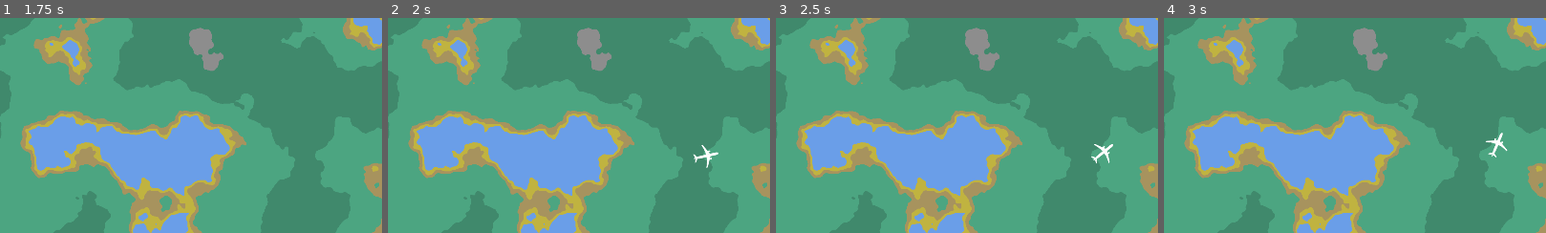
Above: before the commit, frames 1-4 (left to right).
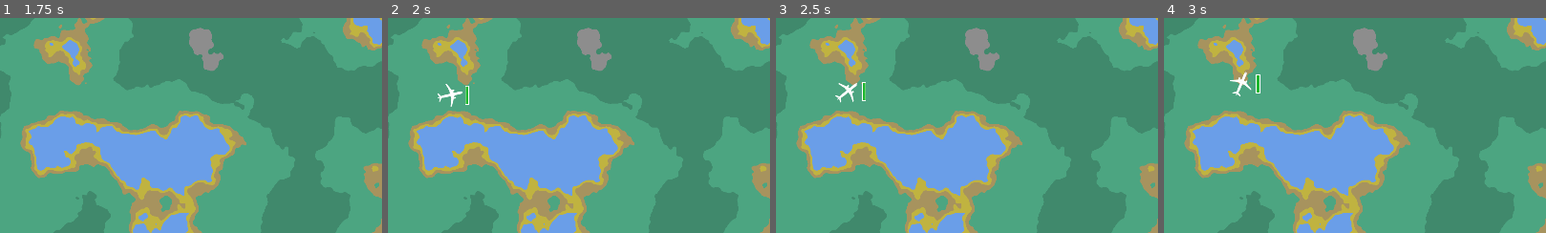
Above: after the commit, the same moments.

Repository: eespie/airfun
Game: Godot game, scene res://scenes/main_menu/main_menu.tscn
The game is run twice, just before and just after one commit, with the same random seed, the same clock (stepped at 60 frames per second) and the same inputs.
Inputs (mouse positions are % of the whole screen's width and height, from its top left):
- Up to frame 1 (1.75 s): click "Start" at 0.5 s; click "Air Random Fun" at 1.25 s
- Up to frame 2 (2 s): no input
- Up to frame 3 (2.5 s): move the mouse to (72, 45) at 2.02 s; click (72, 45) at 2.17 s
- Up to frame 4 (3 s): drag from (30, 55) to (35, 89) at 2.77 s
The pictures show only the part of the screen within x 31-81%, y 30-80%; the shares and areas given below are measured in that part.

Frame 1 is identical in both runs. In frame 2, 0.5% of the frame differs, in the area x 13-87%, y 30-70%; in frame 3, 0.5%; in frame 4, 0.5%, in the area x 17-90%, y 24-65%.

Commit message:
explosions

Diff:
--- /dev/null
+++ b/scenes/game_over/game_over.gd
@@ -0,0 +1,5 @@
+extends Control
+
+func game_over() -> void:
+	Sound.play_sfx($GameOverSFX)
+	show()
--- /dev/null
+++ b/scenes/game_over/game_over.tscn
@@ -0,0 +1,71 @@
+[gd_scene load_steps=5 format=3 uid="uid://dqvnn2w00ddl1"]
+
+[ext_resource type="Theme" uid="uid://bkflfrecdmlo2" path="res://assets/themes/default_theme.tres" id="1_tl53o"]
+[ext_resource type="Script" path="res://scenes/game_over/game_over.gd" id="2_hsany"]
+[ext_resource type="AudioStream" uid="uid://cdw56dwl6eey" path="res://assets/sounds/switch_007.ogg" id="4_uqhnn"]
+
+[sub_resource type="GDScript" id="GDScript_17g83"]
+script/source = "extends VFlowContainer
+
+func _on_main_menu_pressed() -> void:
+	var root = get_tree().get_root().get_tree()
+	root.paused = false
+	Events.trigger(\"change_scene_root\", \"main_menu/main_menu\", get_tree().get_root().get_tree())
+"
+
+[node name="GameOver" type="Control"]
+process_mode = 2
+layout_mode = 3
+anchors_preset = 15
+anchor_right = 1.0
+anchor_bottom = 1.0
+grow_horizontal = 2
+grow_vertical = 2
+theme = ExtResource("1_tl53o")
+script = ExtResource("2_hsany")
+
+[node name="ColorRect" type="ColorRect" parent="."]
+layout_mode = 0
+offset_left = -35.0
+offset_top = -30.0
+offset_right = 1955.0
+offset_bottom = 1110.0
+color = Color(0.309804, 0, 0, 0.337255)
+
+[node name="Title" type="Label" parent="."]
+layout_mode = 1
+anchors_preset = 5
+anchor_left = 0.5
+anchor_right = 0.5
+offset_left = -221.0
+offset_right = 221.0
+offset_bottom = 130.0
+grow_horizontal = 2
+theme_type_variation = &"HeaderLarge"
+theme_override_font_sizes/font_size = 100
+text = "Game Over"
+horizontal_alignment = 1
+
+[node name="Options" type="VFlowContainer" parent="." node_paths=PackedStringArray("shortcut_context")]
+layout_mode = 1
+anchors_preset = 5
+anchor_left = 0.5
+anchor_right = 0.5
+offset_left = -150.0
+offset_top = 142.0
+offset_right = 149.0
+offset_bottom = 195.0
+grow_horizontal = 2
+shortcut_context = NodePath("")
+alignment = 1
+script = SubResource("GDScript_17g83")
+metadata/_edit_group_ = true
+
+[node name="MainMenu" type="Button" parent="Options"]
+layout_mode = 2
+text = "Return to Main Menu"
+
+[node name="GameOverSFX" type="AudioStreamPlayer2D" parent="."]
+stream = ExtResource("4_uqhnn")
+
+[connection signal="pressed" from="Options/MainMenu" to="Options" method="_on_main_menu_pressed"]
--- /dev/null
+++ b/scenes/game_over/options.gd
@@ -0,0 +1,6 @@
+extends VFlowContainer
+
+func _on_main_menu_pressed() -> void:
+	var root = get_tree().get_root().get_tree()
+	root.paused = false
+	Events.trigger("change_scene_root", "main_menu/main_menu", get_tree().get_root().get_tree())
--- /dev/null
+++ b/scenes/games/common/explosion/Explosion.tscn
@@ -0,0 +1,52 @@
+[gd_scene load_steps=11 format=3 uid="uid://dwe3jwnmr3wru"]
+
+[ext_resource type="Script" path="res://scenes/games/common/explosion/explosion.gd" id="1_v4bv1"]
+[ext_resource type="Texture2D" uid="uid://dx6wv1niodv3w" path="res://assets/2D/explosion/explosion00.png" id="2_0lag2"]
+[ext_resource type="Texture2D" uid="uid://hnreol5w0xtw" path="res://assets/2D/explosion/explosion01.png" id="3_ed51b"]
+[ext_resource type="Texture2D" uid="uid://dxdkvnqgmfjvs" path="res://assets/2D/explosion/explosion02.png" id="4_52yxv"]
+[ext_resource type="Texture2D" uid="uid://dovb0c433d7vn" path="res://assets/2D/explosion/explosion03.png" id="5_c8u2a"]
+[ext_resource type="Texture2D" uid="uid://rkbivi6jtth6" path="res://assets/2D/explosion/explosion04.png" id="6_56mm6"]
+[ext_resource type="Texture2D" uid="uid://o22uhie2r51k" path="res://assets/2D/explosion/explosion05.png" id="7_8rd3b"]
+[ext_resource type="Texture2D" uid="uid://cbks6c5fhkexs" path="res://assets/2D/explosion/explosion06.png" id="8_icn40"]
+[ext_resource type="Texture2D" uid="uid://5t6tu8cbs4tx" path="res://assets/2D/explosion/explosion07.png" id="9_w84w2"]
+[ext_resource type="Texture2D" uid="uid://bhbggerg8ucyl" path="res://assets/2D/explosion/explosion08.png" id="10_nbae6"]
+
+[node name="Explosion" type="Node2D"]
+scale = Vector2(0.1, 0.1)
+script = ExtResource("1_v4bv1")
+
+[node name="Explosion00" type="Sprite2D" parent="."]
+visible = false
+texture = ExtResource("2_0lag2")
+
+[node name="Explosion01" type="Sprite2D" parent="."]
+visible = false
+texture = ExtResource("3_ed51b")
+
+[node name="Explosion02" type="Sprite2D" parent="."]
+visible = false
+texture = ExtResource("4_52yxv")
+
+[node name="Explosion03" type="Sprite2D" parent="."]
+visible = false
+texture = ExtResource("5_c8u2a")
+
+[node name="Explosion04" type="Sprite2D" parent="."]
+visible = false
+texture = ExtResource("6_56mm6")
+
+[node name="Explosion05" type="Sprite2D" parent="."]
+visible = false
+texture = ExtResource("7_8rd3b")
+
+[node name="Explosion06" type="Sprite2D" parent="."]
+visible = false
+texture = ExtResource("8_icn40")
+
+[node name="Explosion07" type="Sprite2D" parent="."]
+visible = false
+texture = ExtResource("9_w84w2")
+
+[node name="Explosion08" type="Sprite2D" parent="."]
+visible = false
+texture = ExtResource("10_nbae6")
--- /dev/null
+++ b/scenes/games/common/explosion/explosion.gd
@@ -0,0 +1,61 @@
+extends Node2D
+
+var full_duration: float = 0.0
+var elapsed: float = 0.0
+
+@onready var images = [
+	$Explosion00,
+	$Explosion01,
+	$Explosion02,
+	$Explosion03,
+	$Explosion04,
+	$Explosion05,
+	$Explosion06,
+	$Explosion07,
+	$Explosion08
+]
+
+var plane_id :int = 0
+
+# Called when the node enters the scene tree for the first time.
+func _ready():
+	_bind_events()
+
+func _bind_events():
+	Events.register("plane_crashed", self)
+
+func _exit_tree():
+	Events.unregister_node(self)
+
+func set_plane_id(id: int):
+	plane_id = id
+
+func get_plane_id():
+	return plane_id
+
+
+# Called every frame. 'delta' is the elapsed time since the previous frame.
+func _process(delta):
+	elapsed += delta
+	if elapsed > full_duration:
+		return
+
+	var progress: int = roundi(elapsed / full_duration * 8.0)
+	images[clampi(progress - 2, 0, 8)].hide()
+	images[clampi(progress, 0, 8)].show();
+
+func _on_plane_crashed(id: int):
+	if plane_id != id:
+		return
+
+	explode()
+
+func explode(duration: float = 0.5):
+	get_children().all(hide_image)
+	full_duration = duration
+	elapsed = 0.0
+
+
+func hide_image(image):
+	image.hide()
+	return true
--- a/scenes/games/common/game.gd
+++ b/scenes/games/common/game.gd
@@ -1,6 +1,5 @@
 extends Node2D
 
-@onready var timer = $Timer
 @export var game_name: String:
 	get:
 		return game_name
@@ -15,7 +14,7 @@
 	bind_events()
 	Events.trigger("new_game", game_name)
 	Events.trigger("timer_next", initial_wait_time)
-	Events.register("plane_collision", self)
+	Events.register("plane_crashed", self)
 
 func bind_events() -> void:
 	Events.register("timer_next", self)
@@ -39,8 +38,11 @@
 			Events.trigger("mouse_button_released", event.position)
 
 func _on_timer_next(wait_time: float):
-	$Timer.start(wait_time)
+	$PlanePopTimer.start(wait_time)
 
+func _on_plane_crashed(_plane_id: int):
+	if $GameOverTimer.is_stopped():
+		$GameOverTimer.start(1.0)
 
-func _on_plane_collision():
-	Events.trigger("change_scene_root", "main_menu/main_menu", get_tree())
+func _on_game_over_timer_timeout():
+	$GUI.game_over()
--- a/scenes/games/common/gui/gui.gd
+++ b/scenes/games/common/gui/gui.gd
@@ -7,3 +7,7 @@
 func _pause() -> void:
 	$Paused.pause()
 	get_tree().paused = true
+
+func game_over() -> void:
+	$GameOver.game_over()
+	get_tree().paused = true
--- a/scenes/games/common/gui/gui.tscn
+++ b/scenes/games/common/gui/gui.tscn
@@ -1,10 +1,11 @@
-[gd_scene load_steps=6 format=3 uid="uid://cobaxpg7avvu2"]
+[gd_scene load_steps=7 format=3 uid="uid://cobaxpg7avvu2"]
 
 [ext_resource type="Theme" uid="uid://bkflfrecdmlo2" path="res://assets/themes/default_theme.tres" id="1_p7yp0"]
 [ext_resource type="Script" path="res://scenes/games/common/gui/score.gd" id="2_5p6r5"]
 [ext_resource type="Script" path="res://scenes/games/common/gui/gui.gd" id="2_531yg"]
 [ext_resource type="Script" path="res://scenes/games/common/gui/high_score.gd" id="3_b2dlj"]
 [ext_resource type="PackedScene" uid="uid://cko02oljhiby" path="res://scenes/paused/paused.tscn" id="4_ubofy"]
+[ext_resource type="PackedScene" uid="uid://dqvnn2w00ddl1" path="res://scenes/game_over/game_over.tscn" id="6_k5nh1"]
 
 [node name="GUI" type="Control"]
 layout_mode = 3
@@ -43,3 +44,7 @@
 [node name="Paused" parent="." instance=ExtResource("4_ubofy")]
 visible = false
 layout_mode = 1
+
+[node name="GameOver" parent="." instance=ExtResource("6_k5nh1")]
+visible = false
+layout_mode = 1
--- /dev/null
+++ b/scenes/games/common/plane_path/gauge.gd
@@ -0,0 +1,13 @@
+extends Node2D
+
+@onready var fuel_gauge = $GaugeFuel
+
+var initial_fuel: float = 0.0
+
+
+func set_initial_fuel(fuel: float):
+	initial_fuel = fuel
+
+func set_fuel(fuel: float):
+	fuel = clampf(fuel, 0.0, initial_fuel)
+	fuel_gauge.scale = Vector2(fuel / initial_fuel, 1.0)
--- a/scenes/games/common/plane_path/plane.gd
+++ b/scenes/games/common/plane_path/plane.gd
@@ -10,4 +10,4 @@
 
 # plane collision
 func _on_area_entered(_area):
-	Events.trigger("plane_collision")
+	Events.trigger("plane_crashed", plane_id)
--- a/scenes/games/common/plane_path/plane_path.gd
+++ b/scenes/games/common/plane_path/plane_path.gd
@@ -3,13 +3,14 @@
 @onready var path2D : Path2D = $Path2D
 @onready var pathFollow2D :PathFollow2D = $Path2D/PathFollow2D
 @onready var plane = $Path2D/PathFollow2D/PLane
-@onready var plane_warning = $Path2D/PathFollow2D/PlaneWarningCollision
+@onready var plane_warning = $Path2D/PathFollow2D/PlaneWarning
+@onready var gauge = $Path2D/PathFollow2D/Gauge
 @onready var curve: Curve2D
 @onready var target = $Target
 
 @export var waiting_radius :float = 50.0
 
-var segment_length = 30
+var segment_length = 20
 var screen_center = Vector2(960, 540)
 var speed = 50
 var progress = 0.0
@@ -18,10 +19,13 @@
 var last_point: Vector2
 # last vector on curve
 var last_vector: Vector2
-
 var plane_id :int = 0
-
 var plane_selected :int = 0
+var plane_is_crashed: bool = false
+
+var plane_warned = []
+
+var fuel :float = 60.0
 
 # Called when the node enters the scene tree for the first time.
 func _ready():
@@ -33,16 +37,38 @@
 	Events.register("mouse_button_clicked", self)
 	Events.register("plane_select", self)
 	Events.register("plane_arrived", self)
+	Events.register("plane_crashed", self)
+	Events.register("plane_warning_start", self)
+	Events.register("plane_warning_end", self)
 
 func _exit_tree():
 	Events.unregister_node(self)
 
 func _process(delta):
+	if plane_is_crashed:
+		return
+
 	var curve_len = curve.get_baked_length()
 	progress += delta * speed
 	while progress > curve_len:
 		progress -= curve_len
 	pathFollow2D.set_progress(progress)
+
+	# Fuel management
+	fuel -= delta
+	gauge.set_fuel(fuel)
+	if fuel < 10.0:
+		if plane_warned.find(plane_id) == -1:
+			Events.trigger("plane_warning_start", plane_id)
+	var current_transformation = curve.sample_baked_with_rotation(progress)
+	var current_rotation = current_transformation.get_rotation()
+	gauge.rotation = -current_rotation
+	if fuel < 0:
+		if plane_warned.find(plane_id) == -1:
+			Events.trigger("plane_warning_start", plane_id)
+		if not plane_is_crashed:
+			Events.trigger("plane_crashed", plane_id)
+
 
 func set_plane_id(id: int):
 	plane_id = id
@@ -71,6 +97,10 @@
 	plane.monitoring = false
 	plane_warning.monitorable = false
 	plane_warning.monitoring = false
+	# Set fuel
+	fuel = target.position.distance_to(pos) / speed * 2.0 + 10.0
+	print("Initial Fuel: ", fuel)
+	gauge.set_initial_fuel(fuel)
 
 func _smooth():
 	var point_count = curve.get_point_count()
@@ -86,11 +116,7 @@
 	return spline
 
 func _get_point(i):
-	var max_index = curve.get_point_count() - 1
-	if i < 0:
-		i = 0
-	if i > max_index:
-		i = max_index
+	i = clampi(i, 0, curve.get_point_count() - 1)
 	return curve.get_point_position(i)
 
 
@@ -156,7 +182,6 @@
 		return
 
 	var current_vector = last_point.direction_to(mouse)
-	print(str("Angle: ", rad_to_deg(last_vector.angle_to(current_vector))))
 	if abs(last_vector.angle_to(current_vector)) < PI/2.0:
 		curve.add_point(mouse)
 		last_vector = current_vector
@@ -167,3 +192,13 @@
 func _on_plane_arrived(id: int):
 	if plane_id == id:
 		queue_free()
+
+func _on_plane_warning_start(id: int):
+	plane_warned.append(id)
+
+func _on_plane_warning_end(id: int):
+	plane_warned.erase(id)
+
+func _on_plane_crashed(id: int):
+	if id == plane_id:
+		plane_is_crashed = true
--- a/scenes/games/common/plane_path/plane_path.tscn
+++ b/scenes/games/common/plane_path/plane_path.tscn
@@ -9,8 +9,13 @@
 [ext_resource type="Script" path="res://scenes/games/common/plane_path/plane.gd" id="5_aweqk"]
 [ext_resource type="Script" path="res://scenes/games/common/plane_path/select_plane.gd" id="8_34bph"]
 [ext_resource type="Script" path="res://scenes/games/common/plane_path/plane_warning_collision.gd" id="9_733bd"]
+[ext_resource type="PackedScene" uid="uid://dwe3jwnmr3wru" path="res://scenes/games/common/explosion/Explosion.tscn" id="9_ae7mr"]
 [ext_resource type="Texture2D" uid="uid://dpbbjjogn0xwo" path="res://assets/2D/warning.png" id="10_8j881"]
 [ext_resource type="Script" path="res://scenes/games/common/plane_path/warning.gd" id="11_3yo24"]
+[ext_resource type="Script" path="res://scenes/games/common/plane_path/gauge.gd" id="12_tun1a"]
+[ext_resource type="Texture2D" uid="uid://b2eveui1g6iw1" path="res://assets/2D/gauge-bg.png" id="13_kq6e4"]
+[ext_resource type="Texture2D" uid="uid://bxxhdjirfwvhi" path="res://assets/2D/gauge-fuel.png" id="14_succl"]
+[ext_resource type="Texture2D" uid="uid://clyxeyfpc5td2" path="res://assets/2D/gauge.png" id="15_o4t7y"]
 
 [sub_resource type="CircleShape2D" id="CircleShape2D_xjg8e"]
 radius = 5.0
@@ -62,22 +67,46 @@
 texture = ExtResource("3_b8tuj")
 script = ExtResource("8_34bph")
 
-[node name="PlaneWarningCollision" type="Area2D" parent="Path2D/PathFollow2D"]
+[node name="Explosion" parent="Path2D/PathFollow2D/PLane" instance=ExtResource("9_ae7mr")]
+
+[node name="PlaneWarning" type="Area2D" parent="Path2D/PathFollow2D"]
 collision_layer = 4
 collision_mask = 4
 input_pickable = false
 script = ExtResource("9_733bd")
 
-[node name="CollisionShape2D" type="CollisionShape2D" parent="Path2D/PathFollow2D/PlaneWarningCollision"]
+[node name="CollisionShape2D" type="CollisionShape2D" parent="Path2D/PathFollow2D/PlaneWarning"]
 shape = SubResource("CircleShape2D_kv332")
 
-[node name="Warning" type="Sprite2D" parent="Path2D/PathFollow2D/PlaneWarningCollision"]
+[node name="Warning" type="Sprite2D" parent="Path2D/PathFollow2D/PlaneWarning"]
 visible = false
+self_modulate = Color(1, 0.337255, 0.270588, 1)
 scale = Vector2(0.45, 0.45)
 texture = ExtResource("10_8j881")
 script = ExtResource("11_3yo24")
 
+[node name="Gauge" type="Node2D" parent="Path2D/PathFollow2D"]
+script = ExtResource("12_tun1a")
+
+[node name="GaugeBackground" type="Sprite2D" parent="Path2D/PathFollow2D/Gauge"]
+position = Vector2(47, -24)
+rotation = 1.5708
+texture = ExtResource("13_kq6e4")
+centered = false
+
+[node name="GaugeFuel" type="Sprite2D" parent="Path2D/PathFollow2D/Gauge"]
+position = Vector2(47, -24)
+rotation = 1.5708
+texture = ExtResource("14_succl")
+centered = false
+
+[node name="GaugeFrame" type="Sprite2D" parent="Path2D/PathFollow2D/Gauge"]
+position = Vector2(47, -24)
+rotation = 1.5708
+texture = ExtResource("15_o4t7y")
+centered = false
+
 [connection signal="area_entered" from="Target" to="Target" method="_on_area_entered"]
 [connection signal="area_entered" from="Path2D/PathFollow2D/PLane" to="Path2D/PathFollow2D/PLane" method="_on_area_entered"]
-[connection signal="area_entered" from="Path2D/PathFollow2D/PlaneWarningCollision" to="Path2D/PathFollow2D/PlaneWarningCollision" method="_on_area_entered"]
-[connection signal="area_exited" from="Path2D/PathFollow2D/PlaneWarningCollision" to="Path2D/PathFollow2D/PlaneWarningCollision" method="_on_area_exited"]
+[connection signal="area_entered" from="Path2D/PathFollow2D/PlaneWarning" to="Path2D/PathFollow2D/PlaneWarning" method="_on_area_entered"]
+[connection signal="area_exited" from="Path2D/PathFollow2D/PlaneWarning" to="Path2D/PathFollow2D/PlaneWarning" method="_on_area_exited"]
--- a/scenes/games/common/plane_path/plane_warning_collision.gd
+++ b/scenes/games/common/plane_path/plane_warning_collision.gd
@@ -11,8 +11,8 @@
 
 # Warning collision
 func _on_area_entered(_area):
-	Events.trigger("plane_warning_collision_start", plane_id)
+	Events.trigger("plane_warning_start", plane_id)
 
 
 func _on_area_exited(_area):
-	Events.trigger("plane_warning_collision_end", plane_id)
+	Events.trigger("plane_warning_end", plane_id)
--- a/scenes/games/common/plane_path/warning.gd
+++ b/scenes/games/common/plane_path/warning.gd
@@ -2,17 +2,23 @@
 
 
 var plane_id :int = 0
+var angle: float = 0.0
 
 # Called when the node enters the scene tree for the first time.
 func _ready():
 	_bind_events()
 
 func _bind_events():
-	Events.register("plane_warning_collision_start", self)
-	Events.register("plane_warning_collision_end", self)
+	Events.register("plane_warning_start", self)
+	Events.register("plane_warning_end", self)
 
 func _exit_tree():
 	Events.unregister_node(self)
+
+func _process(delta):
+	angle += delta
+	var transparency = wrap(angle, 0.2, 1.0)
+	self_modulate = Color(1.0, 0, 0, transparency)
 
 func set_plane_id(id: int):
 	plane_id = id
@@ -20,10 +26,10 @@
 func get_plane_id():
 	return plane_id
 
-func _on_plane_warning_collision_start(id: int):
+func _on_plane_warning_start(id: int):
 	if plane_id == id:
 		show()
 
-func _on_plane_warning_collision_end(id: int):
+func _on_plane_warning_end(id: int):
 	if plane_id == id:
 		hide()
--- a/scenes/games/random_fun/random_fun.gd
+++ b/scenes/games/random_fun/random_fun.gd
@@ -45,7 +45,7 @@
 			return target_pos
 	return Vector2(0, 0)
 
-func _on_timer_timeout():
+func _on_plane_pop_timer_timeout():
 	if plane_count > 5:
 		return
 
--- a/scenes/games/random_fun/random_fun.tscn
+++ b/scenes/games/random_fun/random_fun.tscn
@@ -50,10 +50,6 @@
 texture = SubResource("NoiseTexture2D_555lb")
 metadata/_edit_lock_ = true
 
-[node name="Timer" type="Timer" parent="."]
-wait_time = 2.0
-one_shot = true
-
 [node name="RandomFun" type="Node2D" parent="."]
 script = ExtResource("2_4kswr")
 
@@ -71,4 +67,11 @@
 offset_bottom = 1080.0
 metadata/_edit_lock_ = true
 
-[connection signal="timeout" from="Timer" to="RandomFun" method="_on_timer_timeout"]
+[node name="PlanePopTimer" type="Timer" parent="."]
+wait_time = 2.0
+one_shot = true
+
+[node name="GameOverTimer" type="Timer" parent="."]
+
+[connection signal="timeout" from="PlanePopTimer" to="RandomFun" method="_on_plane_pop_timer_timeout"]
+[connection signal="timeout" from="GameOverTimer" to="." method="_on_game_over_timer_timeout"]
Binary file added: assets/2D/explosion/explosion00.png
Not shown, added: assets/2D/explosion/explosion00.png.import
Binary file added: assets/2D/explosion/explosion01.png
Not shown, added: assets/2D/explosion/explosion01.png.import
Binary file added: assets/2D/explosion/explosion02.png
Not shown, added: assets/2D/explosion/explosion02.png.import
Binary file added: assets/2D/explosion/explosion03.png
Not shown, added: assets/2D/explosion/explosion03.png.import
Binary file added: assets/2D/explosion/explosion04.png
Not shown, added: assets/2D/explosion/explosion04.png.import
Binary file added: assets/2D/explosion/explosion05.png
Not shown, added: assets/2D/explosion/explosion05.png.import
(and 13 more such lines)
